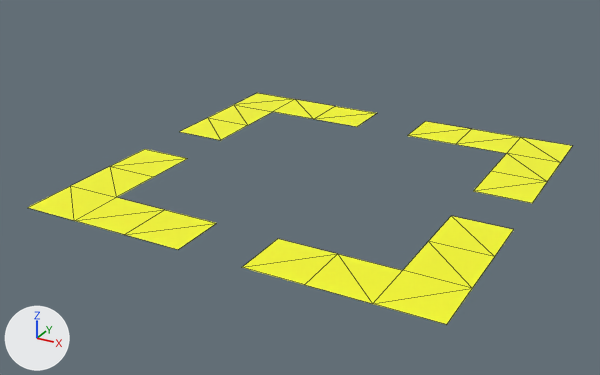
A saved change to the glTF model assets/highlight.glb.
Rendered twice from a 50 mm lens placed at (1.54, -3.03, 1.42), pointed at (-0.04, -0.15, -0.01). The lights are fixed; the arrows at lower left show +X, +Y and +Z. The picture after the commit comes second. Mesh edges are drawn as thin lines. Where no turn or scale is listed for an object, it has been applied to the vertices.
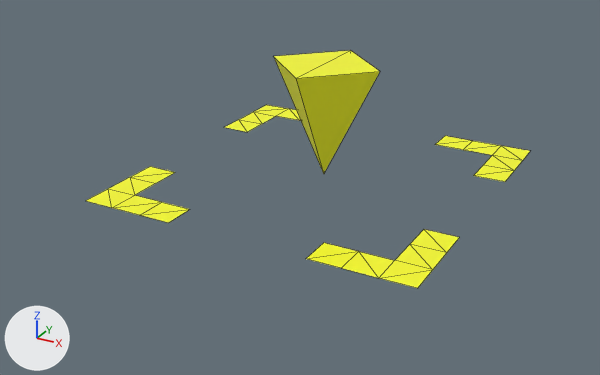
What changed in the scene script:
```text
Change me_plane_004:
    used by ob_plane; location = (0.0, 0.0, 0.0)
    remove me_plane_004.from_pydata(...)  # 48 vertices, 40 faces; spans x -0.89..0.89, y -0.89..0.89, z 0.0
    add me_plane_004.from_pydata(...)  # 48 vertices, 40 faces; spans x -0.73..0.73, y -0.72..0.72, z 0.0
    me_plane_004 part 1: the loose piece of 12 vertices spanning x -0.89..-0.14, y 0.14..0.89, z 0.0 is scaled about its middle by (0.567, 0.567, 1)
    me_plane_004 part 2: the loose piece of 12 vertices spanning x 0.14..0.89, y 0.14..0.89, z 0.0 is scaled about its middle by (0.567, 0.567, 1)
    me_plane_004 part 3: the loose piece of 12 vertices spanning x -0.89..-0.14, y -0.89..-0.14, z 0.0 is scaled about its middle by (0.567, 0.567, 1)
    me_plane_004 part 4: the loose piece of 12 vertices spanning x 0.14..0.89, y -0.89..-0.14, z 0.0 is scaled about its middle by (0.567, 0.567, 1)
Add me_cone_marker:
    me_cone_marker.from_pydata([(0.0, -0.25, 0.25), (0.25, 0.0, 0.25), (0.0, 0.25, 0.25), (-0.25, 0.0, 0.25), (0.0, 0.0, -0.25)], [], [(0, 4, 1), (1, 4, 2), (0, 1, 2), (0, 2, 3), (2, 4, 3), (3, 4, 0)])
    me_cone_marker.materials.append(mat_highlight)  # yellow #fbff21
Add ob_cone_marker:
    ob_cone_marker = bpy.data.objects.new('cone_marker', me_cone_marker)
    ob_cone_marker.location = (0.0, 0.0, 0.25)
```

What differs and where, as boxes [x1, y1, x2, y2] in the pictures (600 x 375 px; the box of a moved part takes in the faces that stretch with it):
'Plane', reshaped (18% narrower, 21% shorter)
    before: [27, 93, 572, 324]
    after: [86, 105, 530, 288]
'cone_marker', added (yellow)
    after: [274, 50, 380, 174]
part 1 of me_plane_004, moved or reshaped
    before: [180, 93, 376, 140]
    after: [224, 105, 301, 132]
part 2 of me_plane_004, moved or reshaped
    before: [407, 121, 572, 203]
    after: [435, 136, 530, 182]
part 3 of me_plane_004, moved or reshaped
    before: [27, 149, 216, 249]
    after: [86, 167, 190, 223]
part 4 of me_plane_004, moved or reshaped
    before: [242, 216, 514, 324]
    after: [306, 229, 459, 288]
